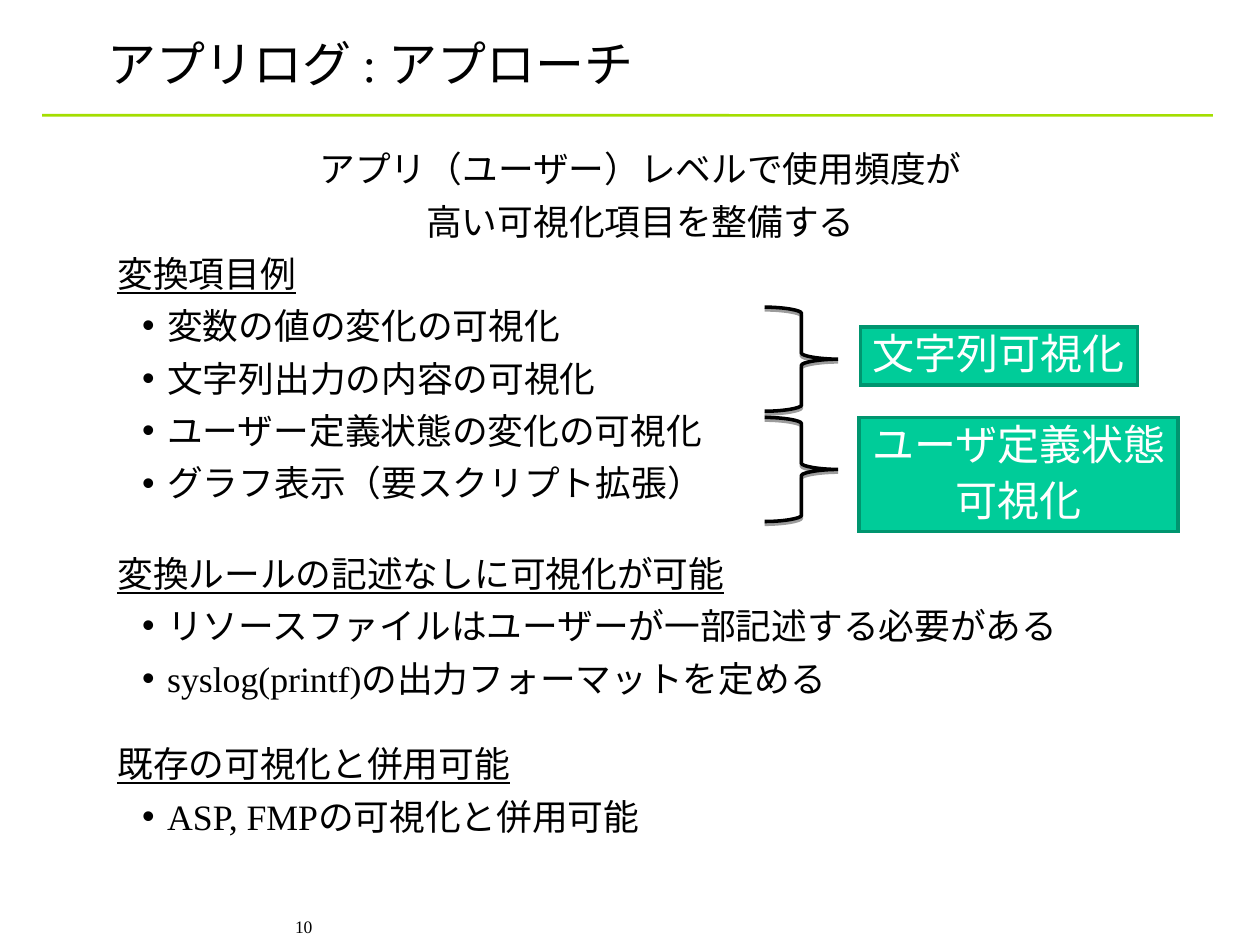
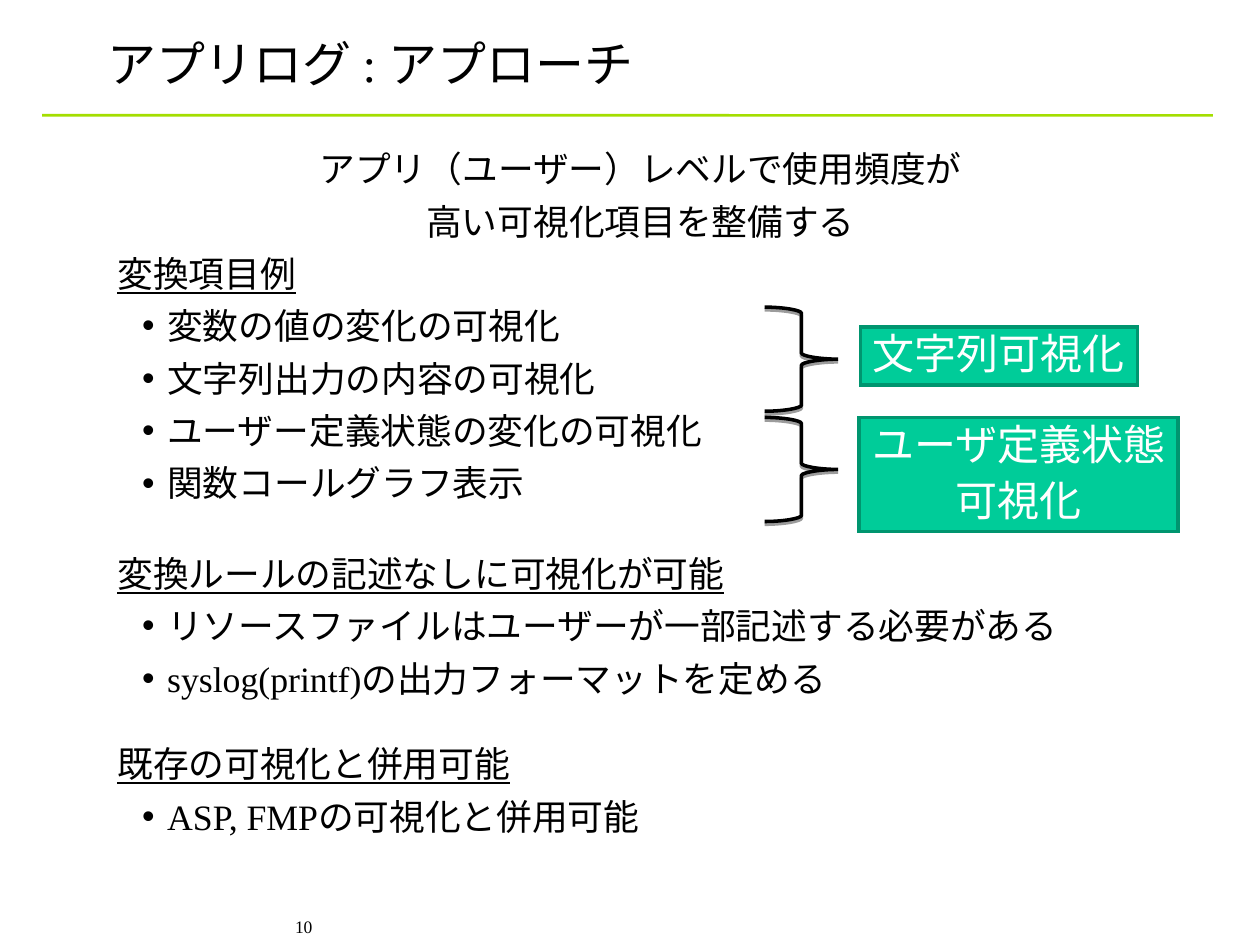
Before and after one commit to YixiaoLi/tlv4mc, a slide deck: slide 10 of doc/phase4/joho_koukankai/ojl-2nd-comm-yanagi.ppt. Drawn at 1260x945 pixels with LibreOffice and Linux fonts; fonts in the diff are those of the drawing; background and template pictures are left out. Boxes give left, top, right and bottom in pixels: in the first picture for what was removed or moved away, otherwise in the second. Text is boxed around its words. In the diff, an @@ line names an element or a change of style, - is before the commit and + after.

```diff
--- a/doc/phase4/joho_koukankai/ojl-2nd-comm-yanagi.ppt
+++ b/doc/phase4/joho_koukankai/ojl-2nd-comm-yanagi.ppt
@@ text at box(167, 466, 524, 499): text changed @@
-  • グラフ表示（要スクリプト拡張）
+  • 関数コールグラフ表示
```
Also in this commit, not shown: 3 other slides changed, 1 slide removed, 2 other files.
